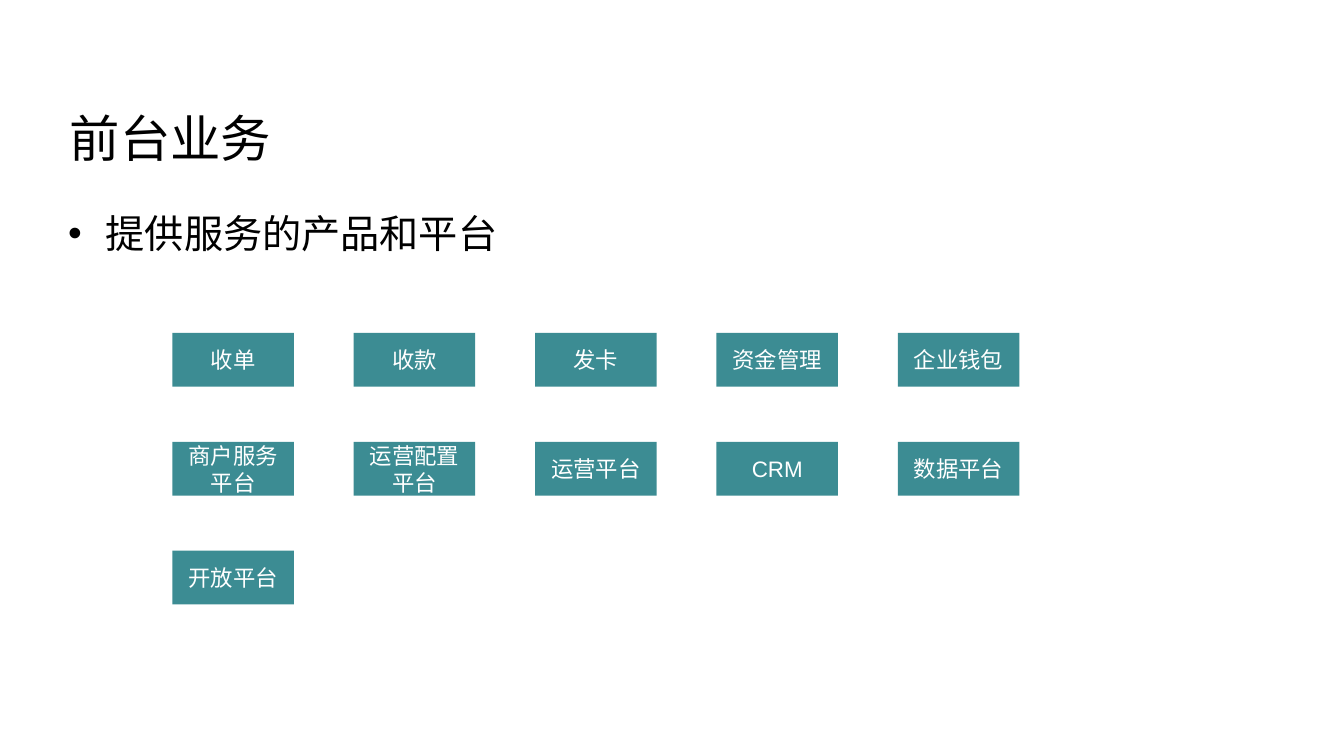
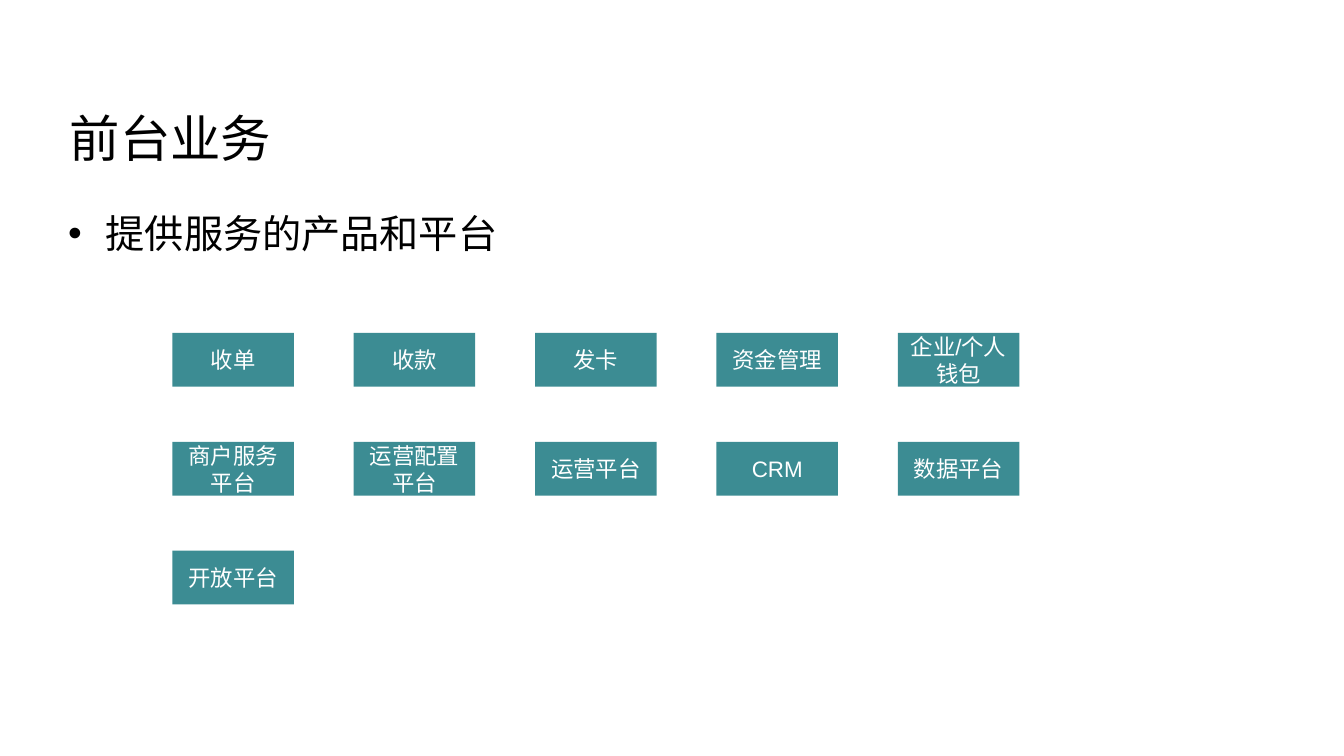
Before and after one commit to Wang-Ray/Wang-Ray.github.io, a slide deck: slide 8 of assets/attachment/关于软件架构 - v2.pptx. Drawn at 1344x756 pixels with LibreOffice and Linux fonts; fonts in the diff are those of the drawing; background and template pictures are left out. Boxes give left, top, right and bottom in pixels: in the first picture for what was removed or moved away, otherwise in the second. Text is boxed around its words. In the diff, an @@ line names an element or a change of style, - is before the commit and + after.

```diff
--- a/assets/attachment/关于软件架构 - v2.pptx
+++ b/assets/attachment/关于软件架构 - v2.pptx
@@ text in rectangle at bbox=[911, 332, 1007, 387]: text changed @@
-企业钱包
+企业/个人钱包
```
Also in this commit, not shown: 3 other files.
